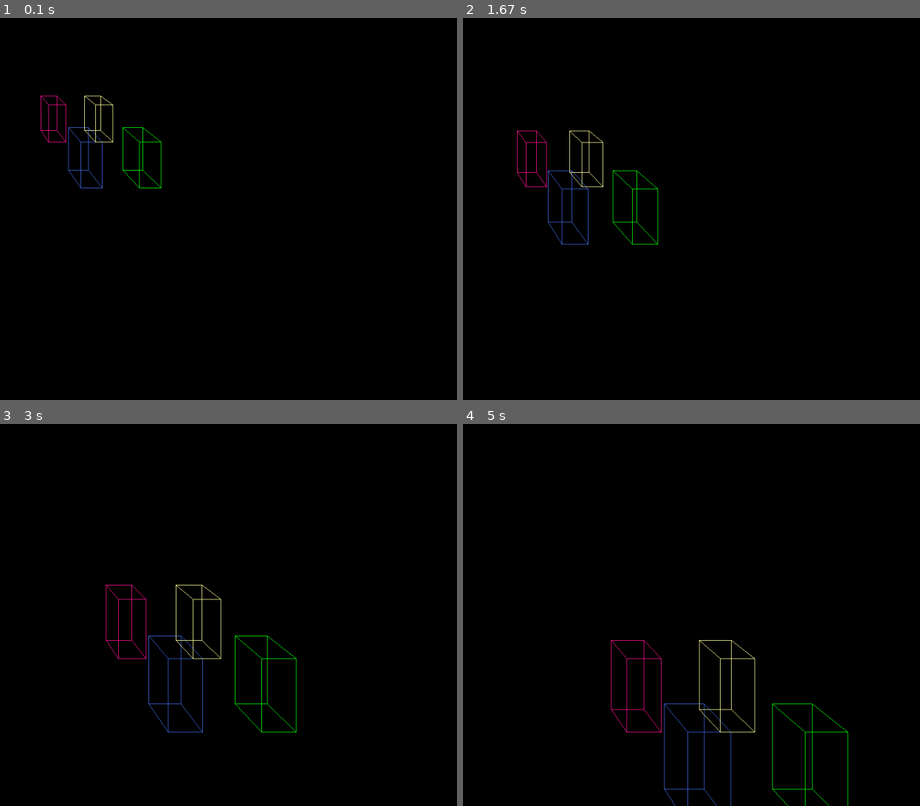
Above: before the commit, frames 1-4 (two rows, left to right).
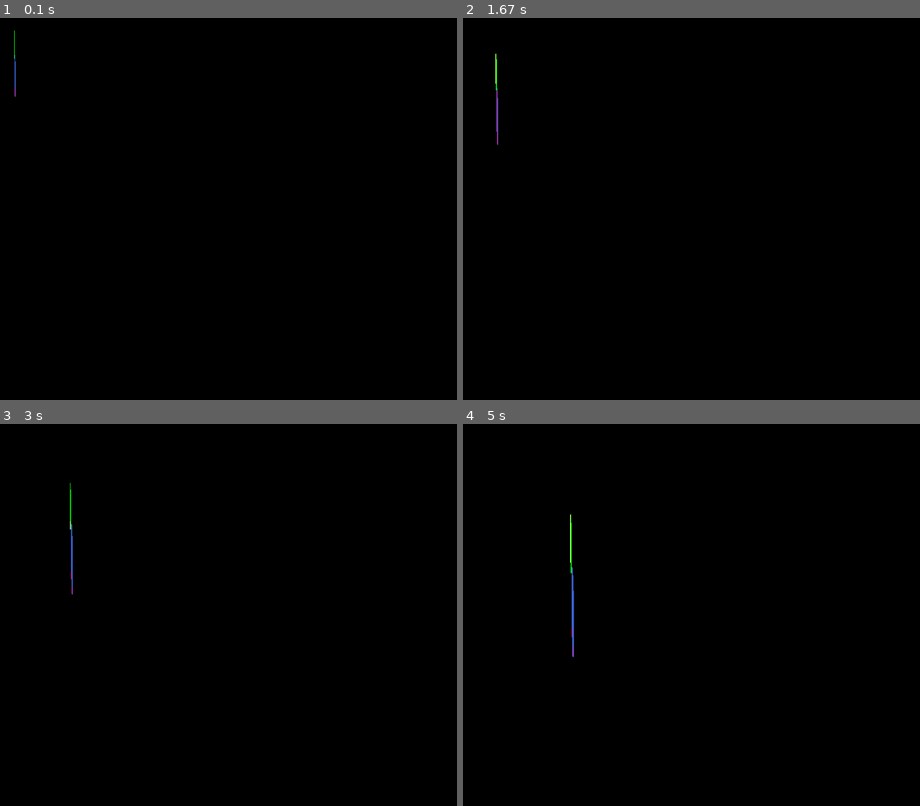
Above: after the commit, the same moments.

Repository: pabramowska/graphics
Game: pygame game, started from projection.py
Two runs of this game, one before a commit and one after it. Both use one fixed random seed, a clock stepped at 60 frames per second and the inputs below.
Inputs:
- Up to frame 1 (0.1 s): no input
- Up to frame 2 (1.67 s): tap X at 0.33, 0.82 s; hold Right 0.67-1.13 s; tap Z at 0.73, 1.03, 1.23, 1.57 s; hold Up 1.17-1.47 s; hold Right from 1.5 s (still down)
- Up to frame 3 (3 s): tap Z at 1.87, 2.07, 2.37, 2.63, 2.97 s; release Right at 1.97 s; hold Left 2-2.53 s; tap X at 2.15 s; hold Down 2.57-2.87 s; hold Left from 2.9 s (still down)
- Up to frame 4 (5 s): tap Z at 3.27, 3.4, 3.8, 4.1, 4.47, 4.87 s; release Left at 3.3 s; hold Up 3.33-3.7 s; tap X at 3.48, 4.95 s; hold Right 3.73-4.37 s; hold Down 4.4-4.77 s; hold Left from 4.8 s (still down)

The runs differ from the first frame. In frame 1, 0.8% of the frame differs, in the area x 3-36%, y 3-45%; in frame 2, 1.0%; in frame 3, 1.3%; in frame 4, 1.7%, in the area x 23-85%, y 23-100%.

Commit message:
transformed

Diff:
--- a/projection.py
+++ b/projection.py
@@ -34,7 +34,7 @@
 
 def multiply_vector_normalized(vector, matrix):
     result_vector = np.matmul(vector,matrix)
-    n = result_vector[3]
+    n = result_vector[2]
     if(n!=0):
         result_vector/= n
     return result_vector
@@ -68,7 +68,9 @@
     rotated = []
     for vector in coordinates:
         rotated.append(np.matmul(np.append(vector,1),moy))
-    return np.array(rotated)
+    rotated = np.array(rotated)
+    rotated[:,2] /=50
+    return rotated
 
 def draw(coordinates,color):
 
@@ -145,8 +147,8 @@
                  pass
 
     surface.fill(black)
-    draw_transformed(location_first_front, x_move, y_move, x_scale, y_scale, pink,rad)
-    draw_transformed(location_first_back, x_move, y_move, x_scale, y_scale, blue,rad)
-    draw_transformed(location_second_front, x_move, y_move, x_scale, y_scale, yellow,0)
-    draw_transformed(location_second_back, x_move, y_move, x_scale, y_scale, green,rad)
+    draw_transformed(location_first_front, x_move, y_move, x_scale, y_scale, pink,0.2)
+    draw_transformed(location_first_back, x_move, y_move, x_scale, y_scale, blue,0.2)
+    draw_transformed(location_second_front, x_move, y_move, x_scale, y_scale, yellow,0.2)
+    draw_transformed(location_second_back, x_move, y_move, x_scale, y_scale, green,0.2)
     pygame.display.update()
